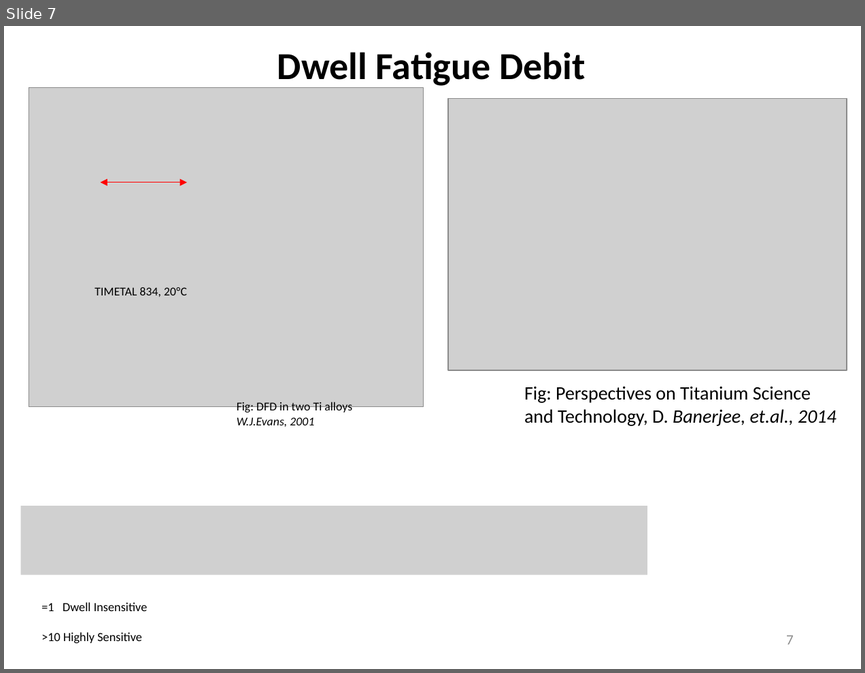
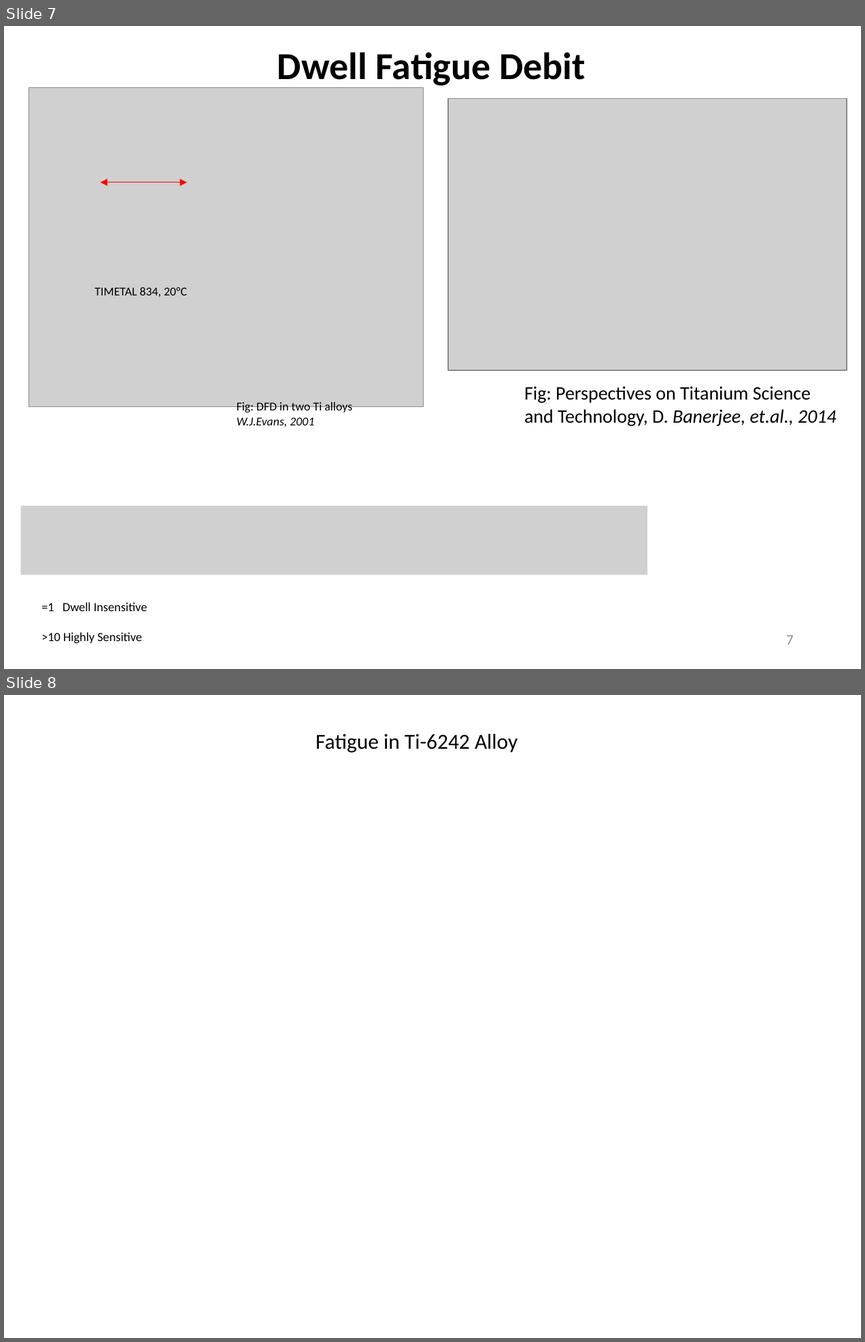
Before and after one commit to Sharanc25/Elements, a slide deck: Thesis/Comprehensive Exam/References/yazar.pptx. Shown one above the other, each under a label of ours: slide 7 before the commit, slides 7 and 8 after it. The pictures are 865x673 and 865x1342 pixels, drawn with LibreOffice and Linux fonts; fonts in the diff are those of the drawing; grey boxes stand for pictures; background and template pictures are left out. Boxes give left, top, right and bottom in pixels: in the first picture for what was removed or moved away, otherwise in the second. Text is boxed around its words. In the diff, an @@ line names an element or a change of style, - is before the commit and + after.

Commit message:
/ ‘Thesis/Comprehensive Exam/References/yazar.pptx’

```diff
--- a/Thesis/Comprehensive Exam/References/yazar.pptx
+++ b/Thesis/Comprehensive Exam/References/yazar.pptx
@@ slide 8 added at box(4, 695, 861, 1338), background #FFFFFF @@
@@ text added at box(315, 734, 517, 753), 18 pt, text #000000 @@
+Fatigue in Ti-6242 Alloy
```
Also in this commit, not shown: 1 slide removed.
